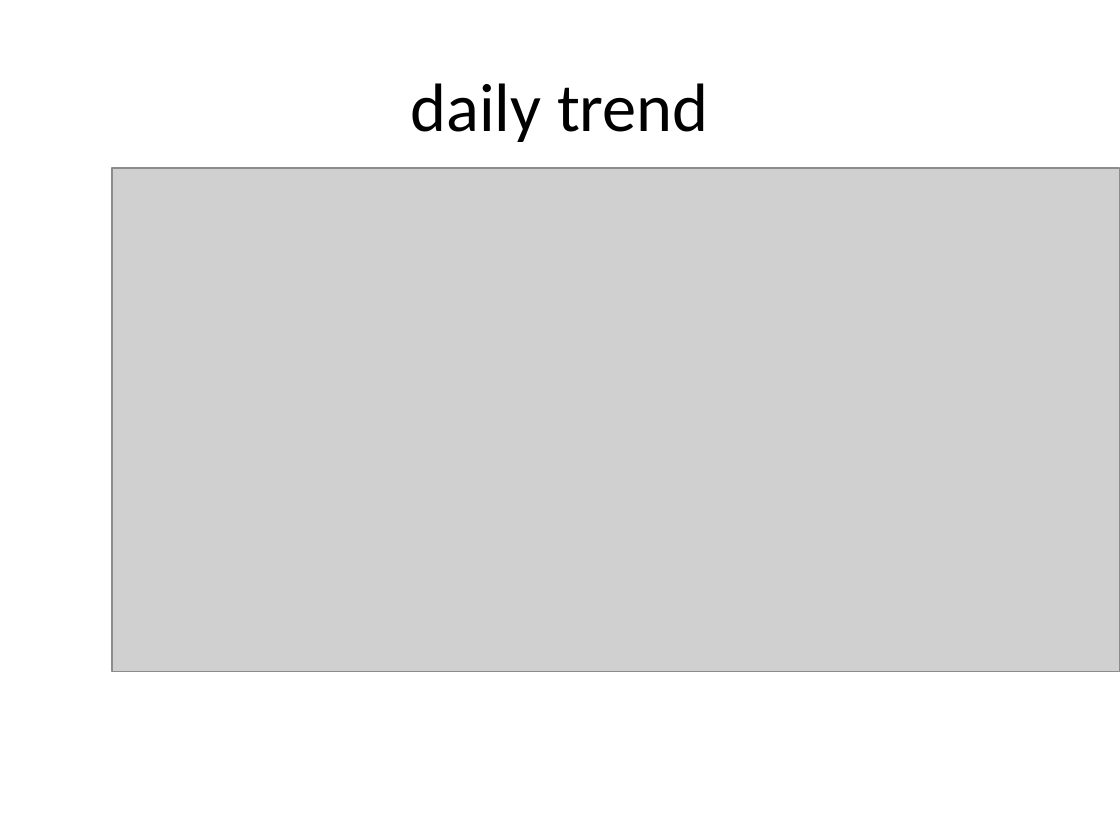
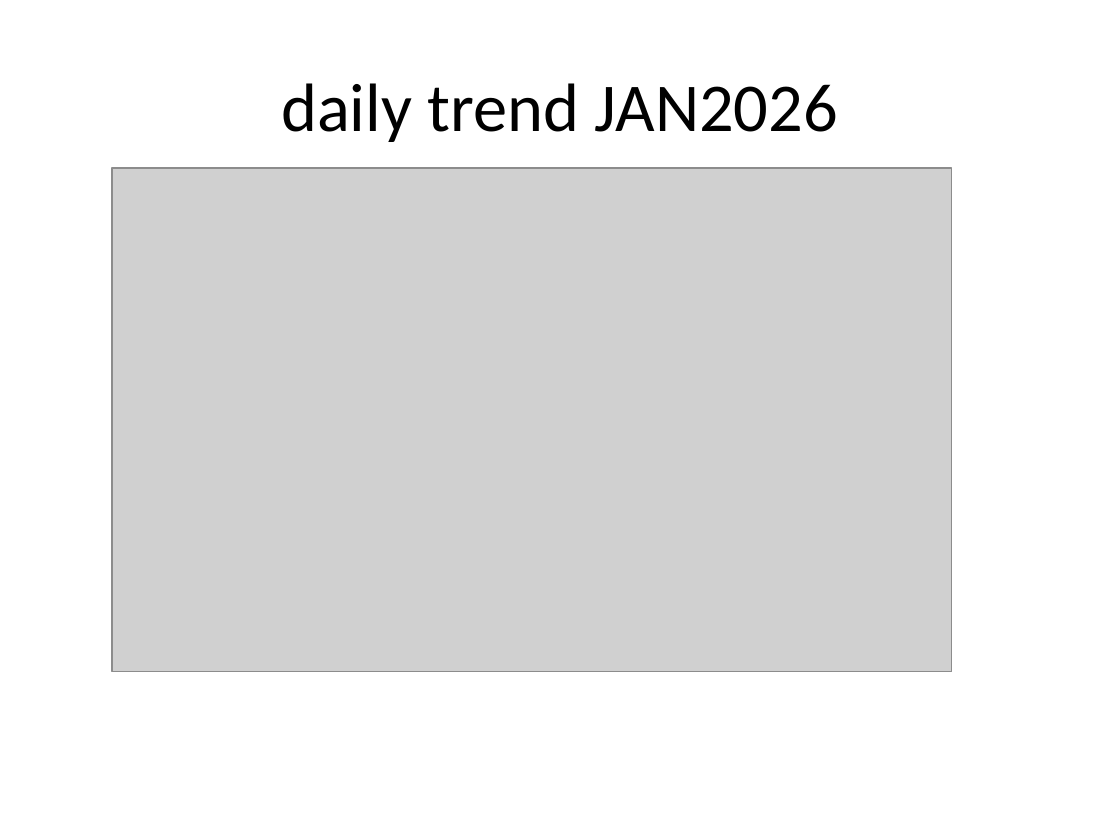
Before and after one commit to sanjaykoul/GenSight-Issue-Insight-Automator, a slide deck: slide 5 of reports/JAN2026/Monthly_Issue_Insights_JAN2026.pptx. Drawn at 1120x840 pixels with LibreOffice and Linux fonts; fonts in the diff are those of the drawing; grey boxes stand for pictures. Boxes give left, top, right and bottom in pixels: in the first picture for what was removed or moved away, otherwise in the second. Text is boxed around its words. In the diff, an @@ line names an element or a change of style, - is before the commit and + after.

```diff
--- a/reports/JAN2026/Monthly_Issue_Insights_JAN2026.pptx
+++ b/reports/JAN2026/Monthly_Issue_Insights_JAN2026.pptx
@@ title at bbox=[281, 83, 838, 142]: text changed @@
-daily trend
+daily trend JAN2026
@@ picture: place and size @@
-picture at bbox=[112, 168, 1120, 672]
+picture at bbox=[112, 168, 952, 672]
```
Also in this commit, not shown: 2 other slides changed, 10 other files.
